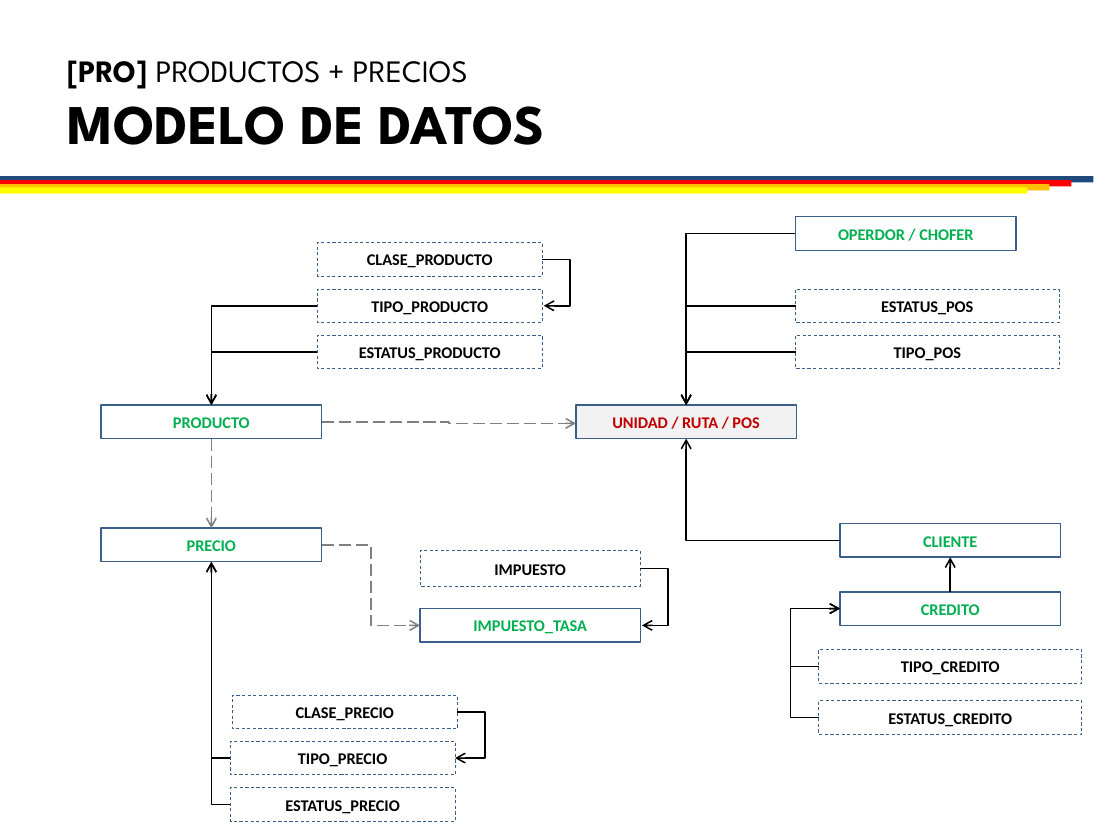
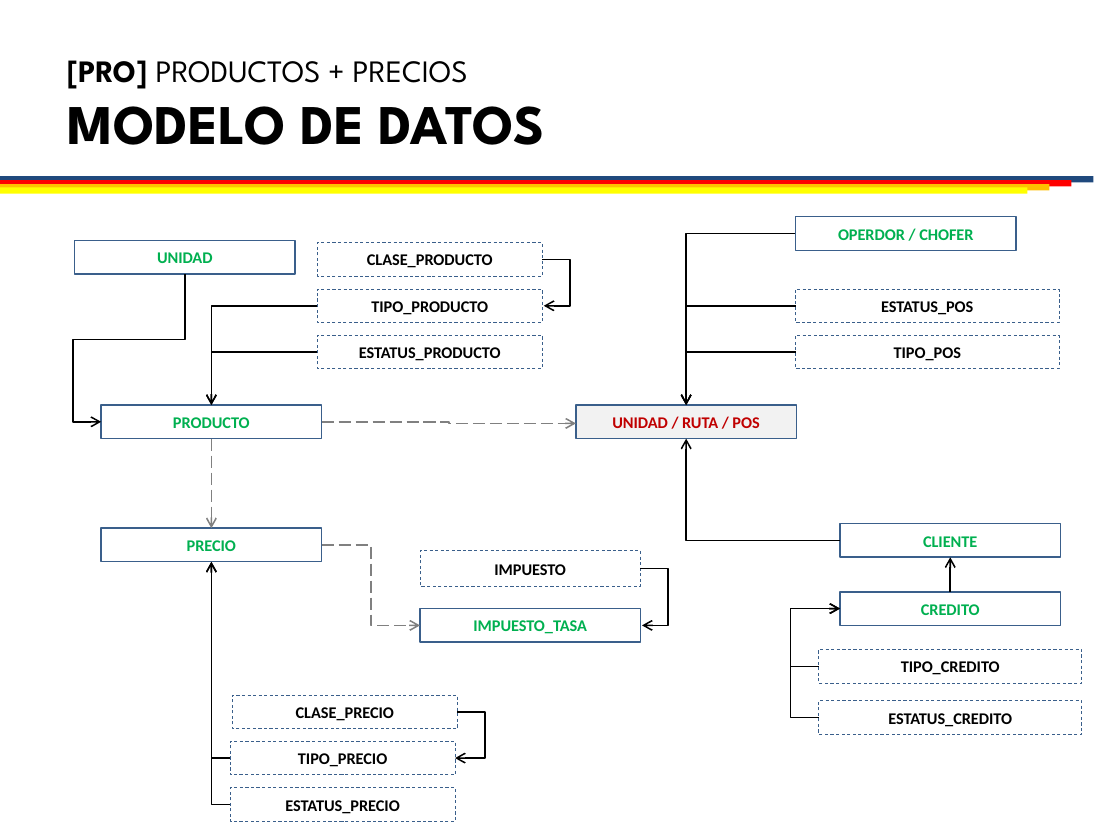
Before and after one commit to chubuntuarc/LIQ_Front, a slide deck: slide 4 of LIQ19_Workbook_v001_20190111.pptx. Drawn at 1120x840 pixels with LibreOffice and Linux fonts; fonts in the diff are those of the drawing; background and template pictures are left out. Boxes give left, top, right and bottom in pixels: in the first picture for what was removed or moved away, otherwise in the second. Text is boxed around its words. In the diff, an @@ line names an element or a change of style, - is before the commit and + after.

```diff
--- a/LIQ19_Workbook_v001_20190111.pptx
+++ b/LIQ19_Workbook_v001_20190111.pptx
@@ rectangle added at (75,241,296,274), fill #FFFFFF, outline #3A5F8C 1 pt, 10.5 pt, text #00B050, bold @@
+UNIDAD
@@ elbow arrow added from (185, 274) to (101, 422), #000000 1 pt @@
```
Also in this commit, not shown: 2 slides added, 1 other file.
